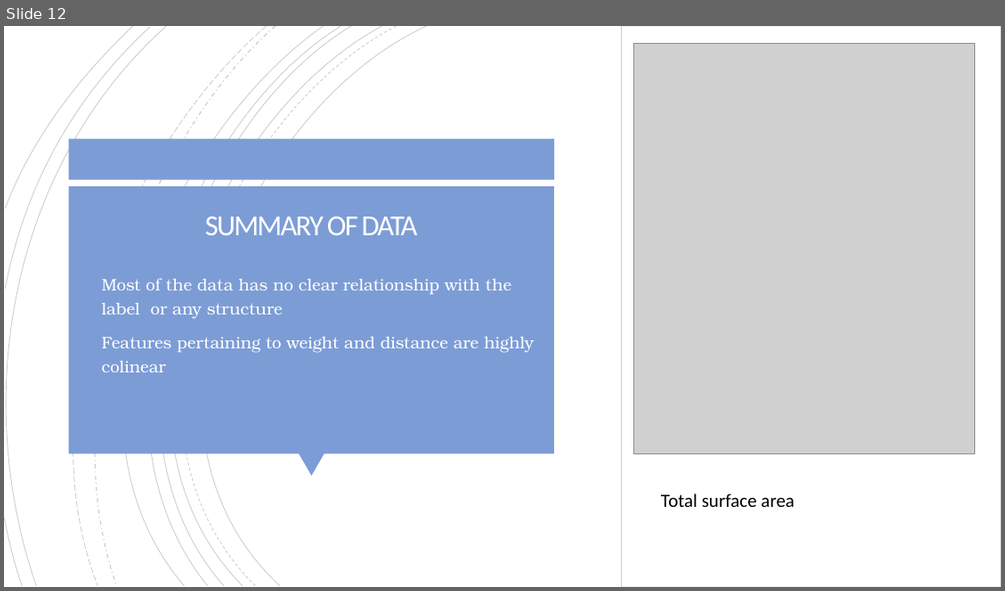
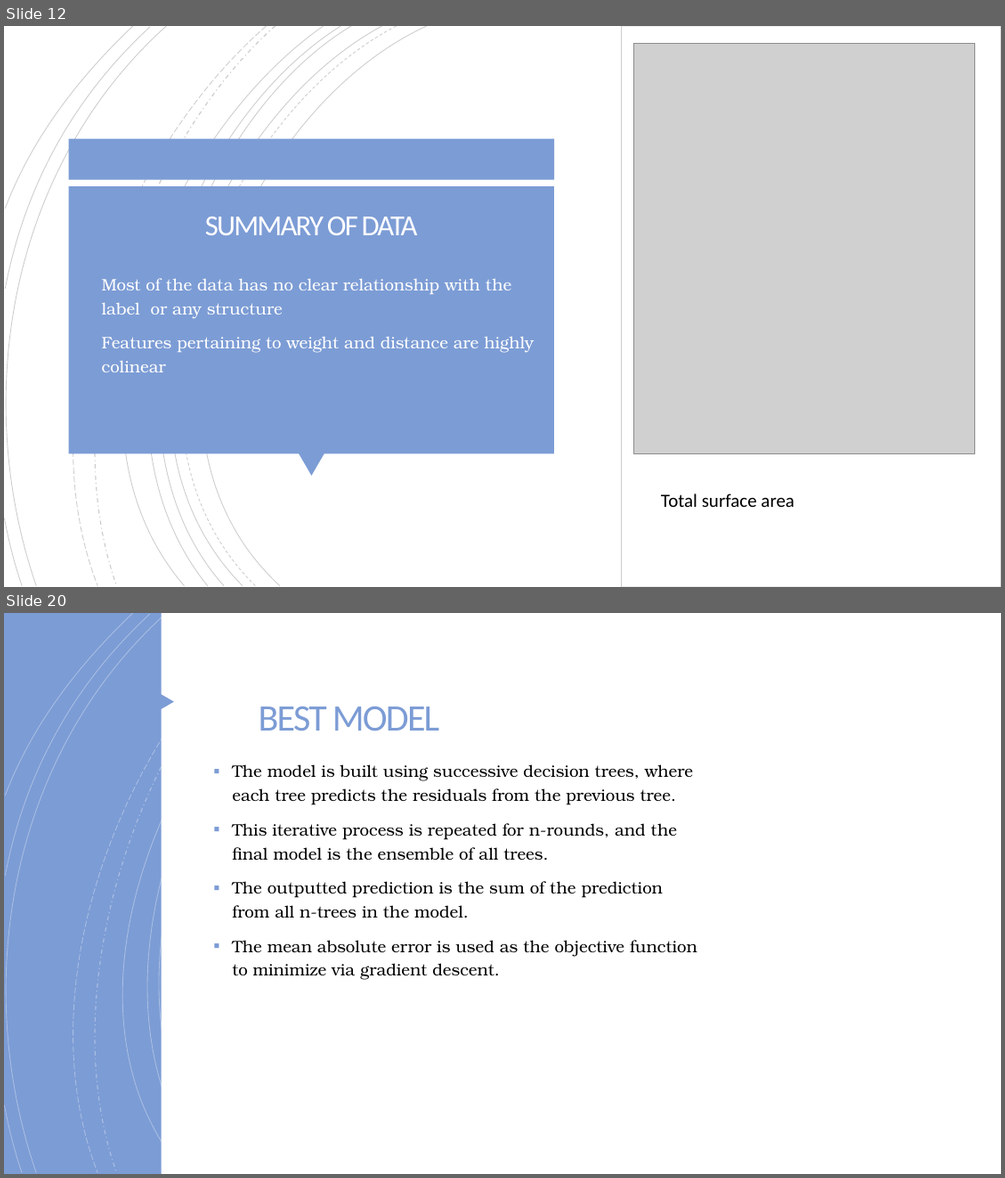
Before and after one commit to evandomingos/CASP-Protein-Prediction, a slide deck: Domingos Protein Prediction Presentation.pptx. Shown one above the other, each under a label of ours: slide 12 before the commit, slides 12 and 20 after it; the slides between them are not shown. The pictures are 1005x591 and 1005x1178 pixels, drawn with LibreOffice and Linux fonts; fonts in the diff are those of the drawing; grey boxes stand for pictures. Boxes give left, top, right and bottom in pixels: in the first picture for what was removed or moved away, otherwise in the second. Text is boxed around its words. In the diff, an @@ line names an element or a change of style, - is before the commit and + after.

```diff
--- a/Domingos Protein Prediction Presentation.pptx
+++ b/Domingos Protein Prediction Presentation.pptx
@@ slide 20 added at box(4, 613, 1001, 1174), background #FFFFFF; not listed: 16 template elements that a slide beside it also shows @@
@@ rectangle added at box(4, 613, 1001, 1174), fill #7C9CD5 @@
@@ group added at box(4, 613, 999, 1174): 16 freeform shapes @@
@@ rectangle added at box(161, 613, 1001, 1174), fill #FFFFFF @@
@@ triangle added at box(154, 689, 174, 714), fill #7C9CD5 @@
@@ title added at box(259, 706, 440, 730), 36 pt, text #7C9CD5 @@
+BEST MODEL
@@ text added at box(232, 764, 697, 980), 16 pt, text #000000 @@
+▪ The model is built using successive decision trees, where each tree predicts the residuals from the previous tree.
+▪ This iterative process is repeated for n-rounds, and the final model is the ensemble of all trees.
+▪ The outputted prediction is the sum of the prediction from all n-trees in the model.
+▪ The mean absolute error is used as the objective function to minimize via gradient descent.
```
Also in this commit, not shown: 2 slides changed, 6 other slides added.
